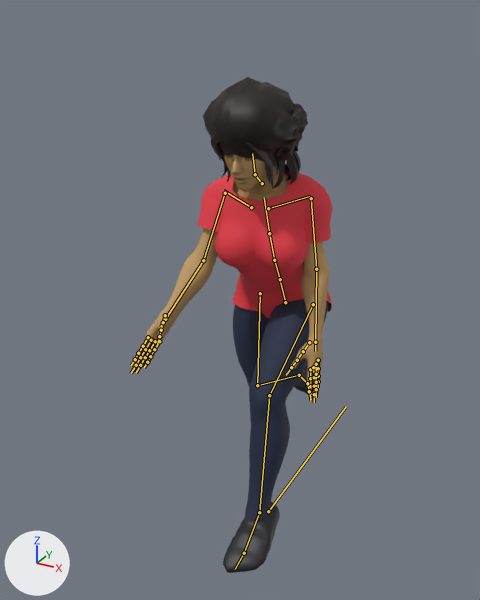
The glTF model models-src/body-b.anim.glb, before and after one commit.
Before and after are seen from a 50 mm camera at (3.19, -6.62, 5.87) aimed at (-0.4, -0.1, 2.61). Lighting does not change. The marker at lower left points along +X, +Y and +Z. The older version comes first. Both versions are drawn at frame 16 of the action 'run'; the numbers are the values there. The bones that change, and the others that lie on the model, are drawn over the model as lines.

In view in the first picture: 'body', 'hair_bun', 'hair_curly', 'hair_long', 'hair_short'.
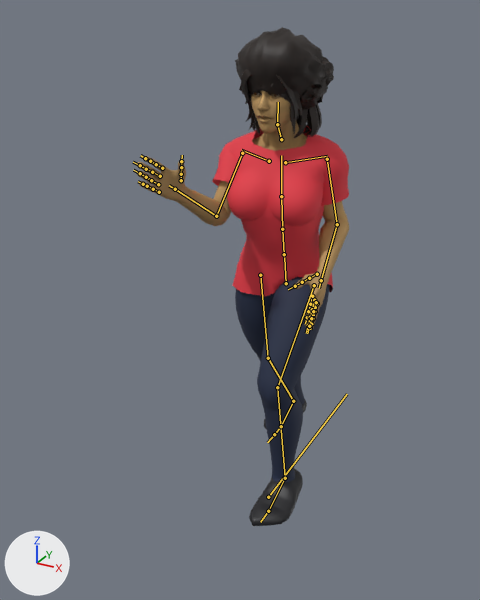
Location of each change, [x1, y1, x2, y2] in pixels of the pictures (480 x 600 px):
'body', posed (6% wider)
    before: [133, 154, 332, 573]
    after: [137, 91, 349, 526]
'hair_curly', posed (7% narrower, 7% taller)
    before: [203, 77, 303, 163]
    after: [235, 27, 328, 119]
'hair_long', posed
    before: [210, 134, 301, 189]
    after: [241, 69, 322, 138]
'hair_bun', posed (mostly hidden)
    before: [221, 104, 308, 189]
    after: [246, 56, 334, 135]
bone 'root', root to tip
    before: (268, 511) to (346, 406)
    after: (268, 497) to (347, 394)
bone 'pelvis', root to tip
    before: (285, 302) to (280, 282)
    after: (286, 283) to (284, 257)
bone 'upperarm_l', root to tip
    before: (311, 198) to (316, 269)
    after: (327, 159) to (337, 224)
bone 'lowerarm_l', root to tip
    before: (316, 269) to (315, 342)
    after: (337, 224) to (321, 280)
bone 'upperarm_r', root to tip
    before: (225, 193) to (203, 260)
    after: (242, 153) to (216, 216)
bone 'lowerarm_r', root to tip
    before: (203, 260) to (165, 319)
    after: (216, 216) to (175, 189)
bone 'thigh_l', root to tip
    before: (313, 304) to (269, 395)
    after: (314, 285) to (277, 387)
bone 'calf_l', root to tip
    before: (269, 395) to (259, 512)
    after: (277, 387) to (285, 478)
bone 'foot_l', root to tip
    before: (259, 512) to (244, 553)
    after: (285, 478) to (268, 511)
bone 'thigh_r', root to tip
    before: (260, 293) to (257, 385)
    after: (260, 275) to (268, 358)
bone 'calf_r', root to tip
    before: (257, 385) to (299, 375)
    after: (268, 358) to (293, 401)
bone 'foot_r', root to tip
    before: (299, 375) to (307, 383)
    after: (293, 401) to (281, 426)

What the commit changed:
Bone 'root' (bone_root) moves from (0.0, 0.0, -0.57) to (0.0, 0.0, -0.32).
Bone 'pelvis' (bone_pelvis) turns from (12, 0, 0) to (-3, 0, 0) degrees about its own x, y and z.
Bone 'upperarm_l' (bone_upperarm_l) turns from (31, 3, -82) to (6, 5, -81) degrees about its own x, y and z.
Bone 'lowerarm_l' (bone_lowerarm_l) turns from (12, -2, 0) to (66, -6, -7) degrees about its own x, y and z.
Bone 'upperarm_r' (bone_upperarm_r) turns from (53, 11, 85) to (48, 9, 84) degrees about its own x, y and z.
Bone 'lowerarm_r' (bone_lowerarm_r) turns from (26, 3, 0) to (86, 10, 2) degrees about its own x, y and z.
Bone 'thigh_l' (bone_thigh_l) turns from (-69, 0, 0) to (-41, 0, 0) degrees about its own x, y and z.
Bone 'calf_l' (bone_calf_l) turns from (44, 0, 0) to (50, 0, 0) degrees about its own x, y and z.
Bone 'foot_l' (bone_foot_l) turns from (28, 0, 0) to (-6, 0, 0) degrees about its own x, y and z.
Bone 'thigh_r' (bone_thigh_r) turns from (-11, 0, 0) to (17, 0, 0) degrees about its own x, y and z.
Bone 'calf_r' (bone_calf_r) turns from (62, 0, 0) to (18, 0, 0) degrees about its own x, y and z.
Bone 'foot_r' (bone_foot_r) turns from (52, 0, 0) to (-30, 0, 0) degrees about its own x, y and z.
